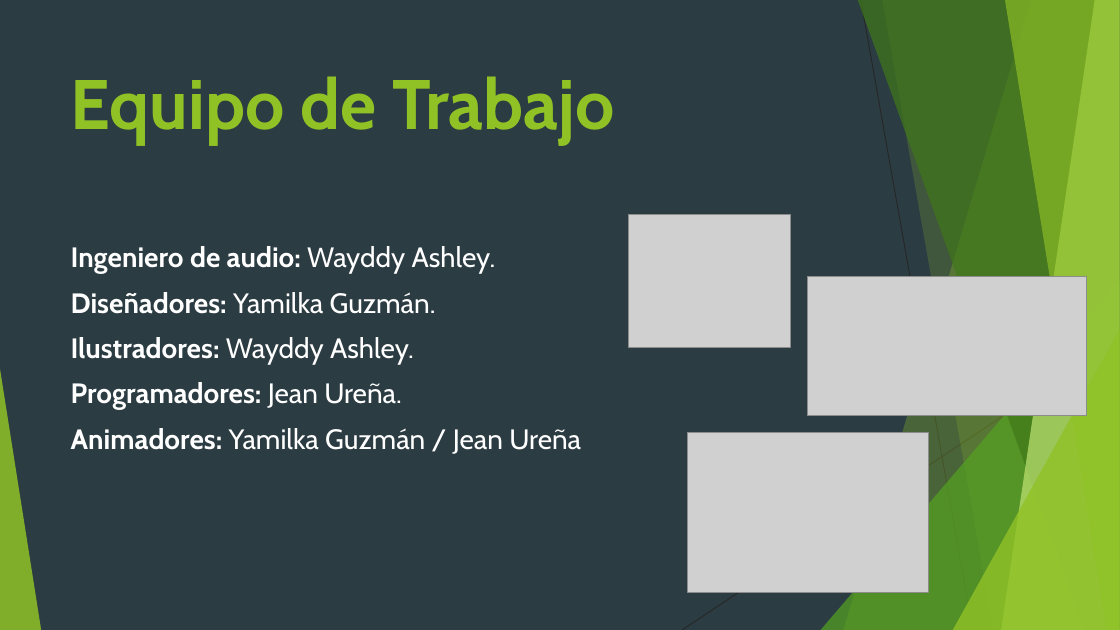
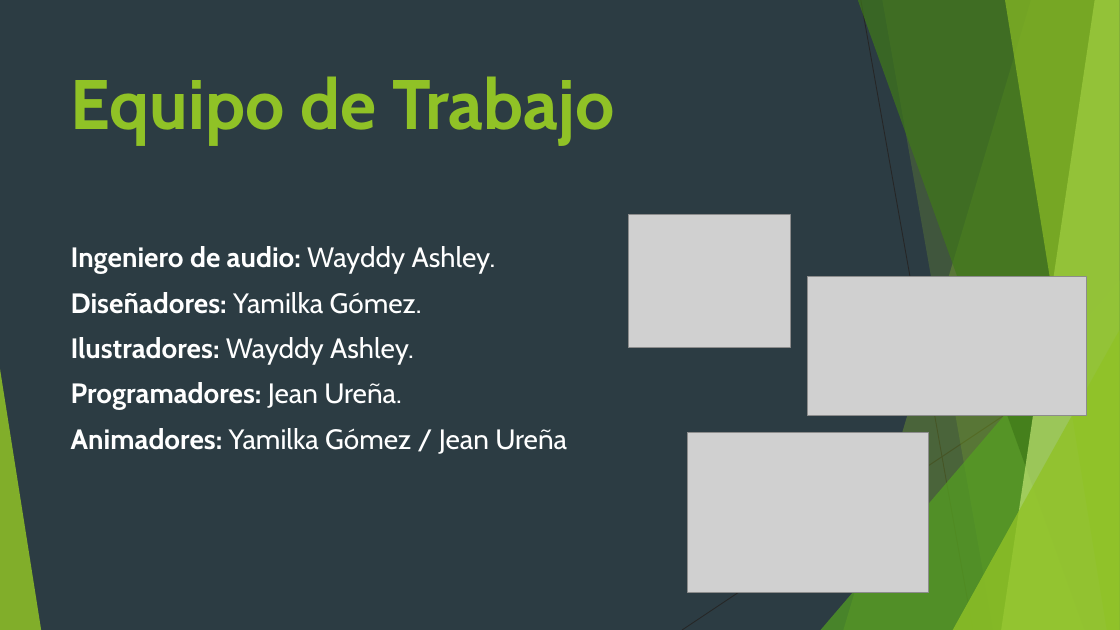
Before and after one commit to YamiGomez14/Cap-II-3P, a slide deck: slide 8 of Stranger Maze- Capítulo II.pptx. Drawn at 1120x630 pixels with LibreOffice and Linux fonts; fonts in the diff are those of the drawing; grey boxes stand for pictures. Boxes give left, top, right and bottom in pixels: in the first picture for what was removed or moved away, otherwise in the second. Text is boxed around its words. In the diff, an @@ line names an element or a change of style, - is before the commit and + after.

```diff
--- a/Stranger Maze- Capítulo II.pptx
+++ b/Stranger Maze- Capítulo II.pptx
@@ text at (71, 292, 422, 314): text changed @@
-Diseñadores: Yamilka Guzmán.
+Diseñadores: Yamilka Gómez.
@@ text at (71, 428, 567, 454): text changed @@
-Animadores: Yamilka Guzmán / Jean Ureña
+Animadores: Yamilka Gómez / Jean Ureña
```
Also in this commit, not shown: 1 other file.
